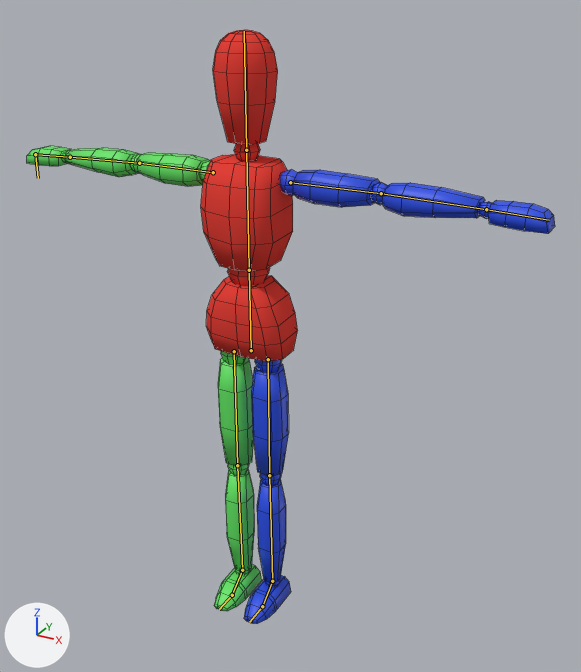
The Blender file Assets/Models/Template Entity.blend: old version first, new version second.
One viewpoint serves both versions: a camera (50 mm lens) standing at (1.102, -1.772, 1.823) and looking at (0.074, 0.098, 0.888). The axes (+X, +Y, +Z) are drawn at lower left. The lights are the same throughout. The bones that bend it are drawn over the model as lines. Mesh edges are drawn as thin lines.
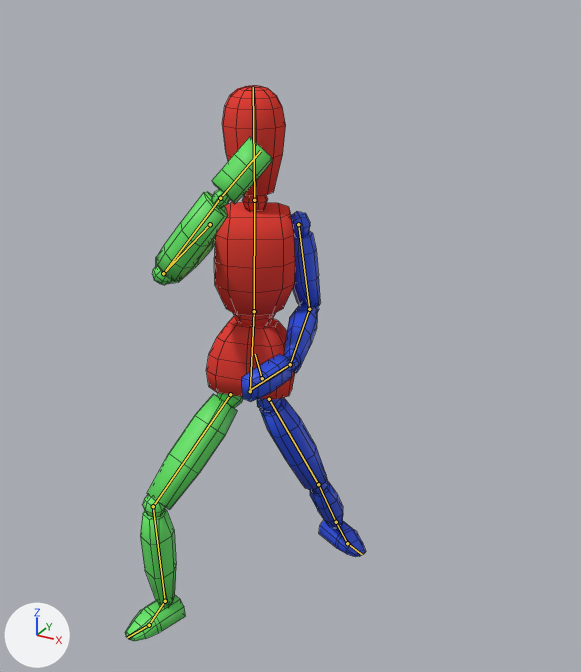
The newer file adds an action. The first version stands in its rest pose; the second is drawn at frame 3 of the action 'Blocking Attack'.

Pixel boxes (x1, y1, x2, y2) of what changed, in the pictures (581 x 672 px):
'Cube', posed (54% narrower, 7% shorter): before (27, 30, 555, 624); after (125, 86, 366, 641)
bone 'Hip', root to tip: before (251, 350) to (249, 270); after (250, 391) to (254, 311)
bone 'Spine', root to tip: before (249, 270) to (246, 150); after (254, 311) to (254, 200)
bone 'Head', root to tip: before (246, 150) to (244, 31); after (254, 200) to (253, 87)
bone 'Upper Arm.L', root to tip: before (290, 182) to (381, 193); after (298, 224) to (309, 309)
bone 'Lower Arm.L', root to tip: before (381, 193) to (486, 209); after (309, 309) to (290, 364)
bone 'Hand.L', root to tip: before (486, 209) to (549, 220); after (290, 364) to (250, 390)
bone 'Upper Arm.R', root to tip: before (213, 172) to (139, 163); after (210, 224) to (163, 273)
bone 'Lower Arm.R', root to tip: before (139, 163) to (70, 157); after (163, 273) to (220, 198)
bone 'Hand.R', root to tip: before (70, 157) to (35, 154); after (220, 198) to (260, 151)
bone 'Foot.L', root to tip: before (272, 581) to (262, 606); after (336, 522) to (347, 543)
bone 'Foot.R', root to tip: before (242, 570) to (232, 595); after (165, 601) to (149, 625)

What the commit changed:
Bone 'Hip' (bone_hip) moves from (0.0, 0.0, 0.0) to (0.0, -0.127, 0.011).
Bone 'Hip' (bone_hip) turns from (0, 0, 0) to (-8, 19, -3) degrees about its own x, y and z.
Bone 'Spine' (bone_spine) turns from (0, 0, 0) to (11, 13, 3) degrees about its own x, y and z.
Bone 'Head' (bone_head) turns from (0, 0, 0) to (-5, -32, 4) degrees about its own x, y and z.
Bone 'Upper Arm.L' (bone_upper_arm_l) turns from (0, 0, 0) to (3, -17, -83) degrees about its own x, y and z.
Bone 'Lower Arm.L' (bone_lower_arm_l) turns from (0, 0, 0) to (77, 32, -6) degrees about its own x, y and z.
Bone 'Hand.L' (bone_hand_l) turns from (0, 0, 0) to (1, -5, -32) degrees about its own x, y and z.
Bone 'Upper Arm.R' (bone_upper_arm_r) turns from (0, 0, 0) to (88, 28, 111) degrees about its own x, y and z.
Bone 'Lower Arm.R' (bone_lower_arm_r) turns from (0, 0, 0) to (37, -25, 86) degrees about its own x, y and z.
Bone 'Hand.R' (bone_hand_r) turns from (0, 0, 0) to (-5, -169, 18) degrees about its own x, y and z.
Bone 'Foot.L' (bone_foot_l) turns from (0, 0, 0) to (-59, -35, 20) degrees about its own x, y and z.
Bone 'Foot.R' (bone_foot_r) turns from (0, 0, 0) to (14, 11, 1) degrees about its own x, y and z.
Bone 'Leg IK.L' (bone_leg_ik_l) moves from (0.0, 0.0, 0.0) to (-0.003, 0.384, -0.042).
Bone 'Pole Target.L' (bone_pole_target_l) moves from (0.0, 0.0, 0.0) to (0.363, 0.0, -0.369).
Bone 'Leg IK.R' (bone_leg_ik_r) moves from (0.0, 0.0, 0.0) to (-0.003, -0.238, 0.137).
Bone 'Pole Target.R' (bone_pole_target_r) moves from (0.0, 0.0, 0.0) to (-0.172, 0.0, 0.0).
